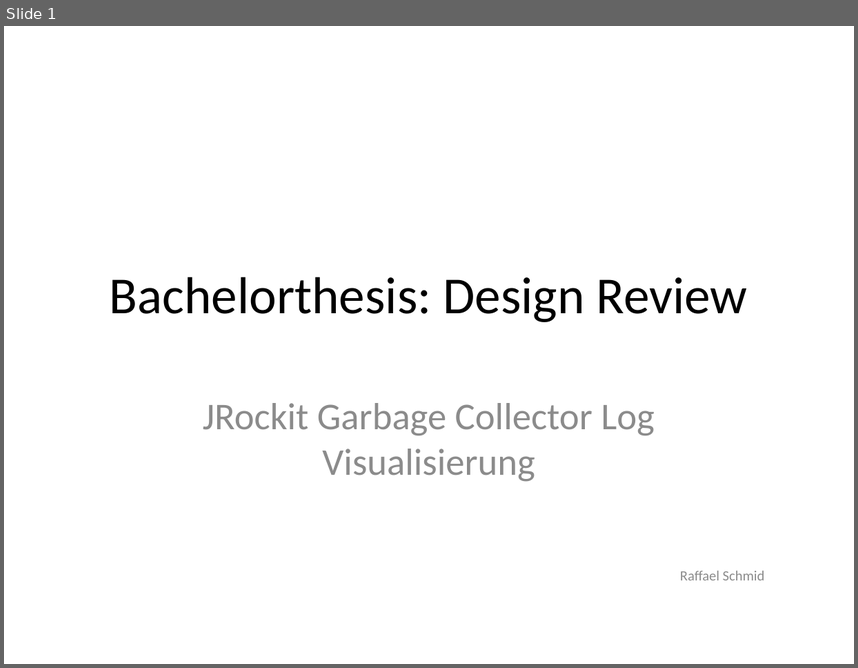
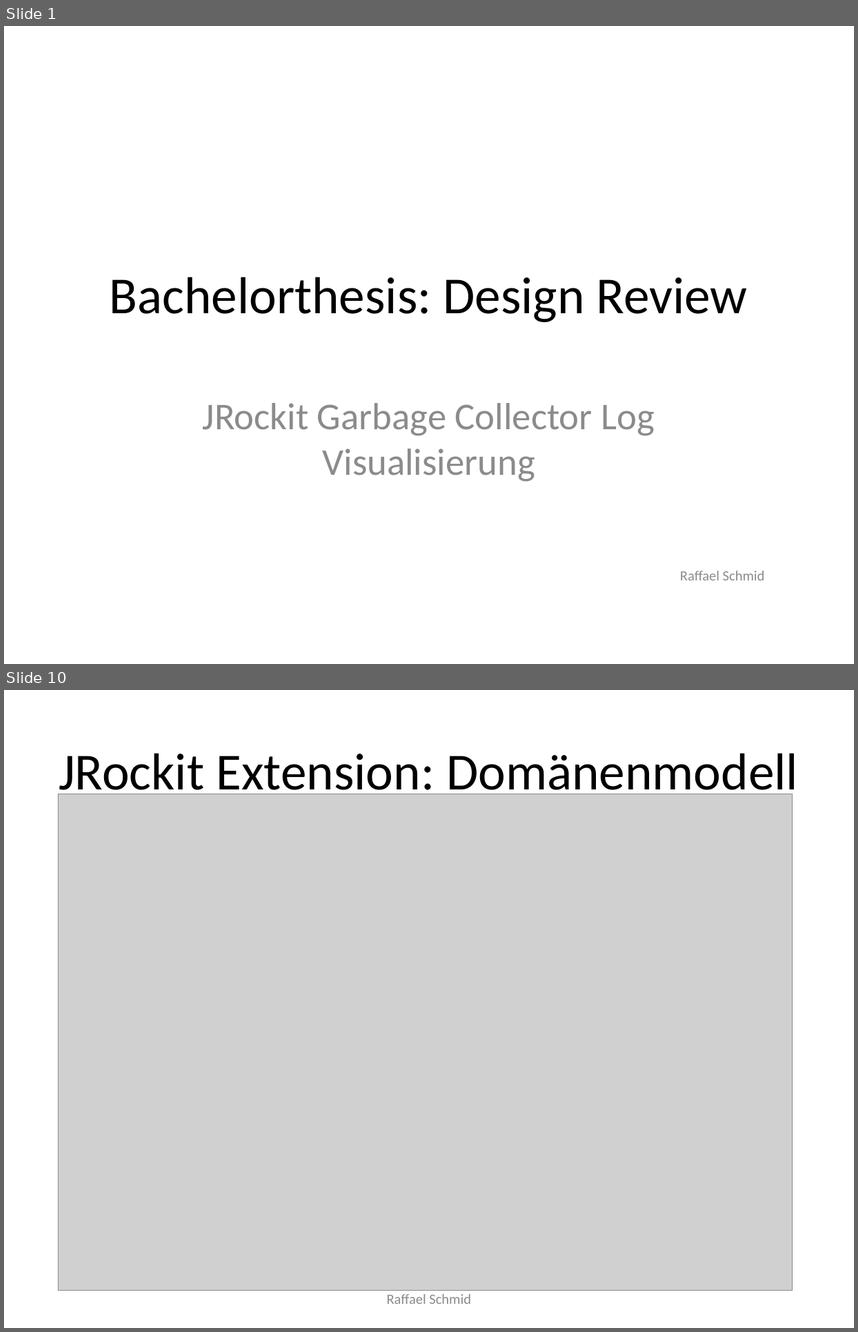
Before and after one commit to raffaelschmid/bachelorthesis, a slide deck: Dokumentation/Praesentation Design Review/rschmid_bachelorthesis_designreview_prasentation.pptx. Shown one above the other, each under a label of ours: slide 1 before the commit, slides 1 and 10 after it; the slides between them are not shown. The pictures are 858x668 and 858x1332 pixels, drawn with LibreOffice and Linux fonts; fonts in the diff are those of the drawing; grey boxes stand for pictures. Boxes give left, top, right and bottom in pixels: in the first picture for what was removed or moved away, otherwise in the second. Text is boxed around its words. In the diff, an @@ line names an element or a change of style, - is before the commit and + after.

```diff
--- a/Dokumentation/Praesentation Design Review/rschmid_bachelorthesis_designreview_prasentation.pptx
+++ b/Dokumentation/Praesentation Design Review/rschmid_bachelorthesis_designreview_prasentation.pptx
@@ slide 10 added at [4,690,854,1328], background #FFFFFF @@
@@ title added at [59,753,798,801], 44 pt, text #000000 @@
+JRockit Extension: Domänenmodell
@@ picture added at [59,793,792,1290] @@
@@ text added at [387,1294,471,1303], 12 pt, text #8C8C8C @@
+Raffael Schmid
```
Also in this commit, not shown: 1 slide changed, 13 other slides added, 9 other files.
